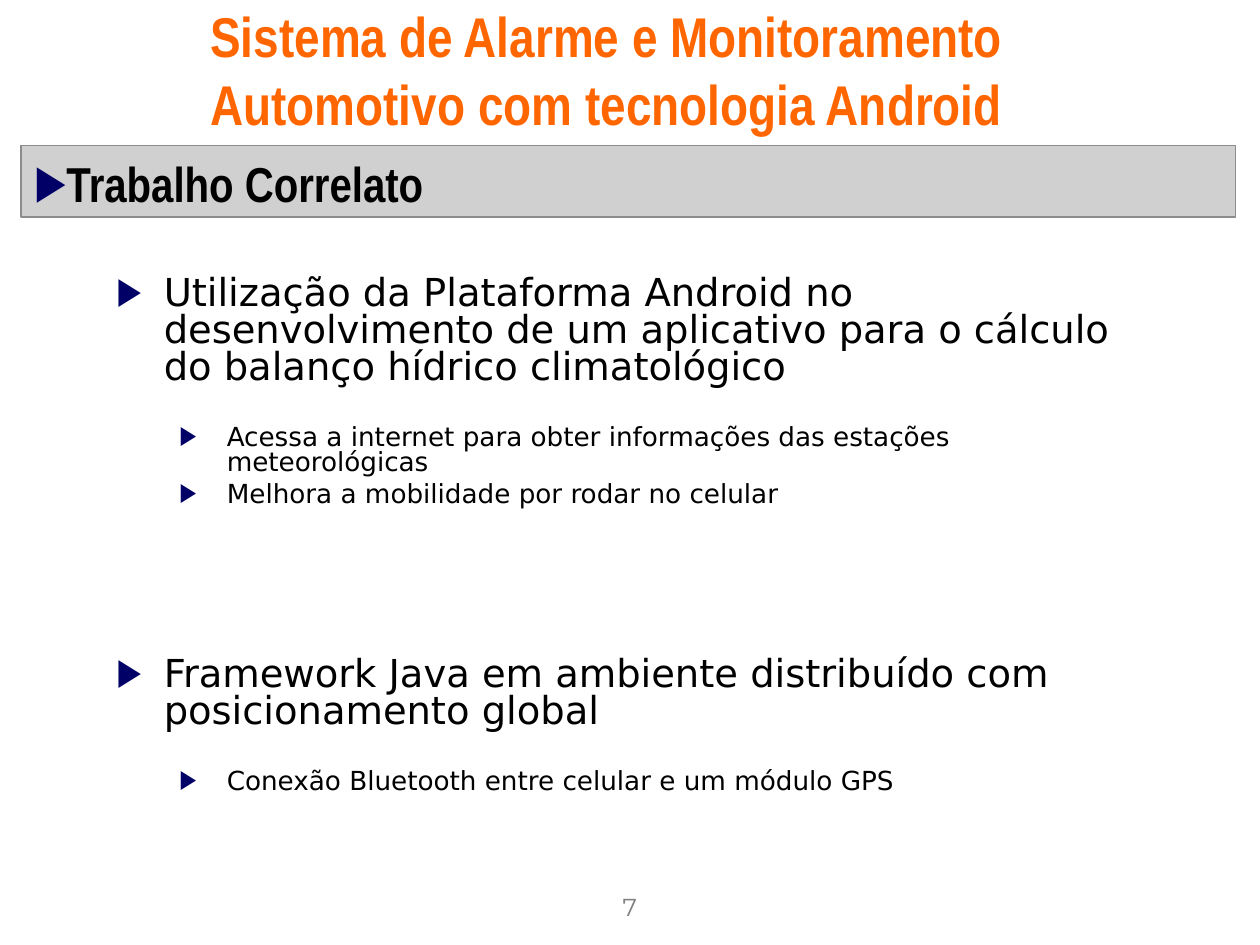
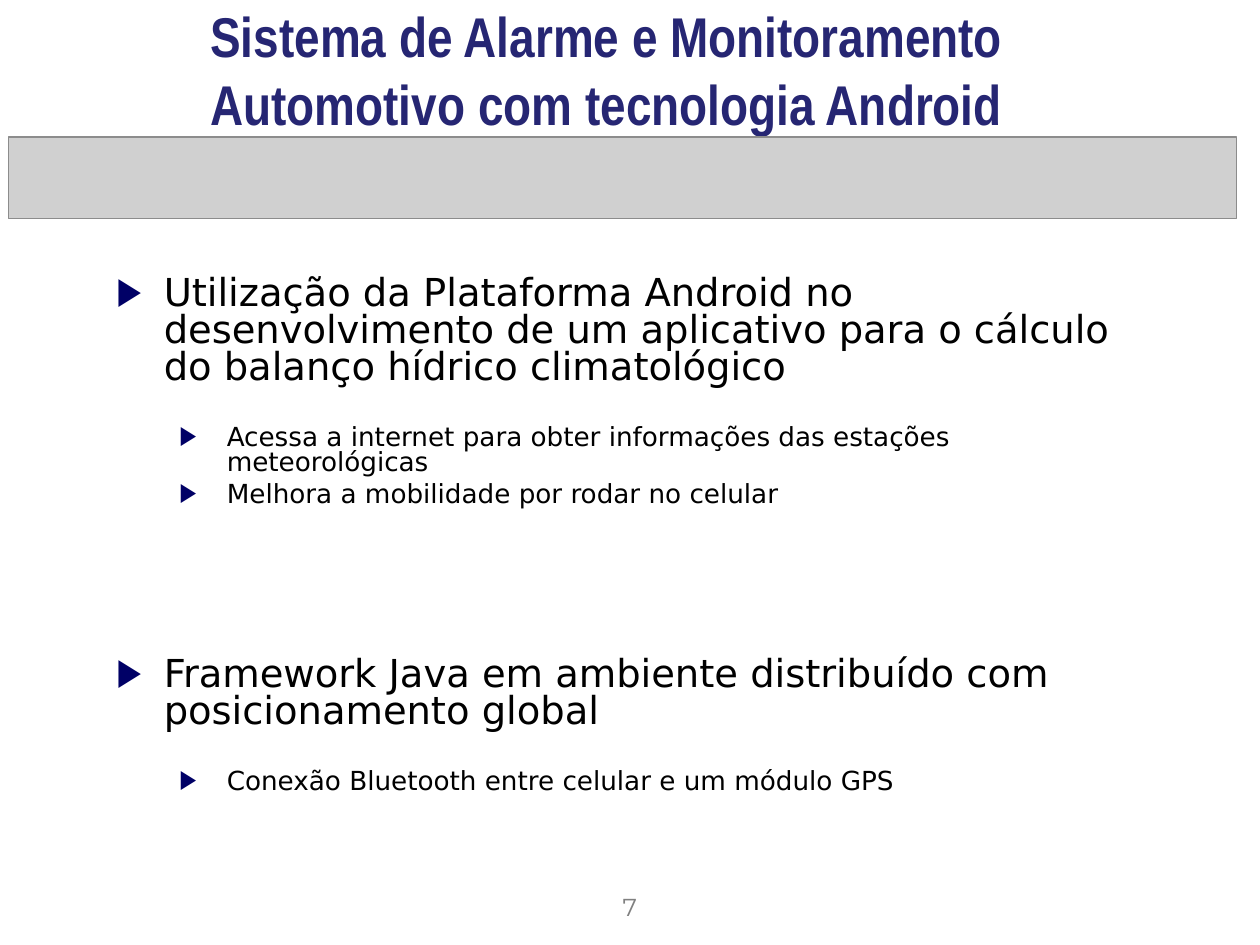
Before and after one commit to gabrielcedran/tcc-alarm-gsm, a slide deck: slide 7 of Docs/Apresentacao_padrao_Conic_2009.ppt. Drawn at 1260x945 pixels with LibreOffice and Linux fonts; fonts in the diff are those of the drawing; grey boxes stand for pictures; background and template pictures are left out. Boxes give left, top, right and bottom in pixels: in the first picture for what was removed or moved away, otherwise in the second. Text is boxed around its words. In the diff, an @@ line names an element or a change of style, - is before the commit and + after.

```diff
--- a/Docs/Apresentacao_padrao_Conic_2009.ppt
+++ b/Docs/Apresentacao_padrao_Conic_2009.ppt
@@ title "Sistema de Alarme e Monitoramento ..." at (210,16,1002,134): text colour #FF6600 to #262673 @@
@@ picture: place and size @@
-picture at (21,146,1236,218)
+picture at (9,137,1237,219)
@@ text removed at (66,166,423,203) @@
-▶ Trabalho Correlato
```
Also in this commit, not shown: 13 other slides changed.
